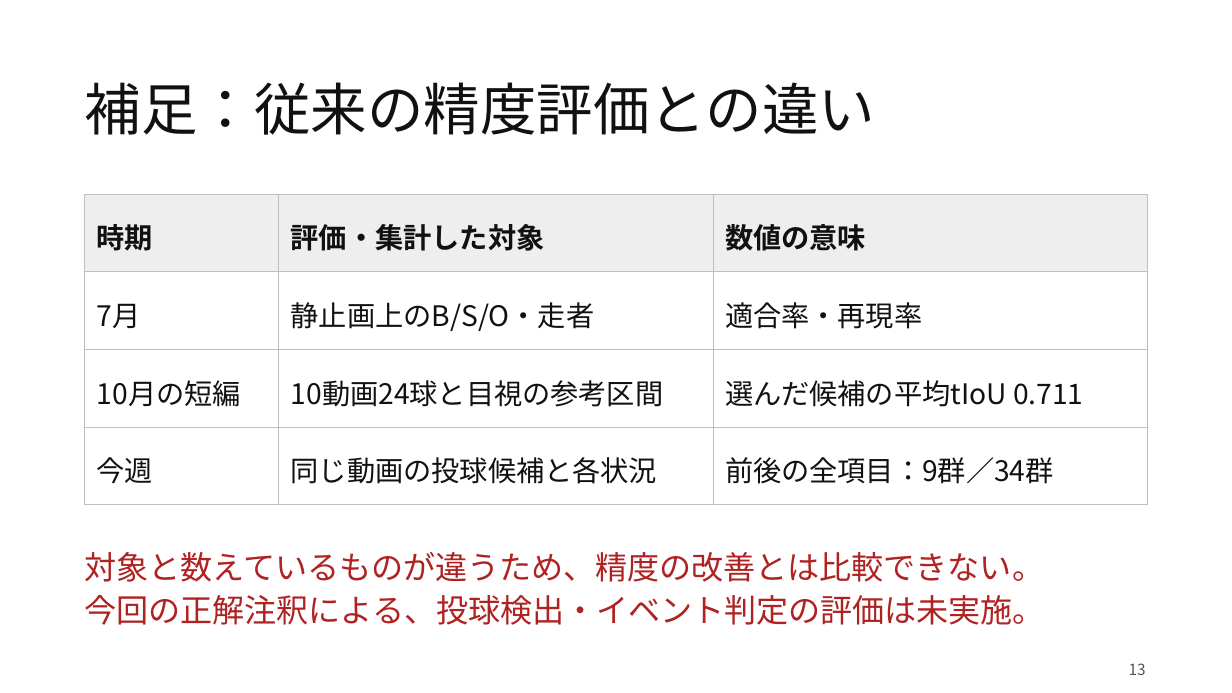
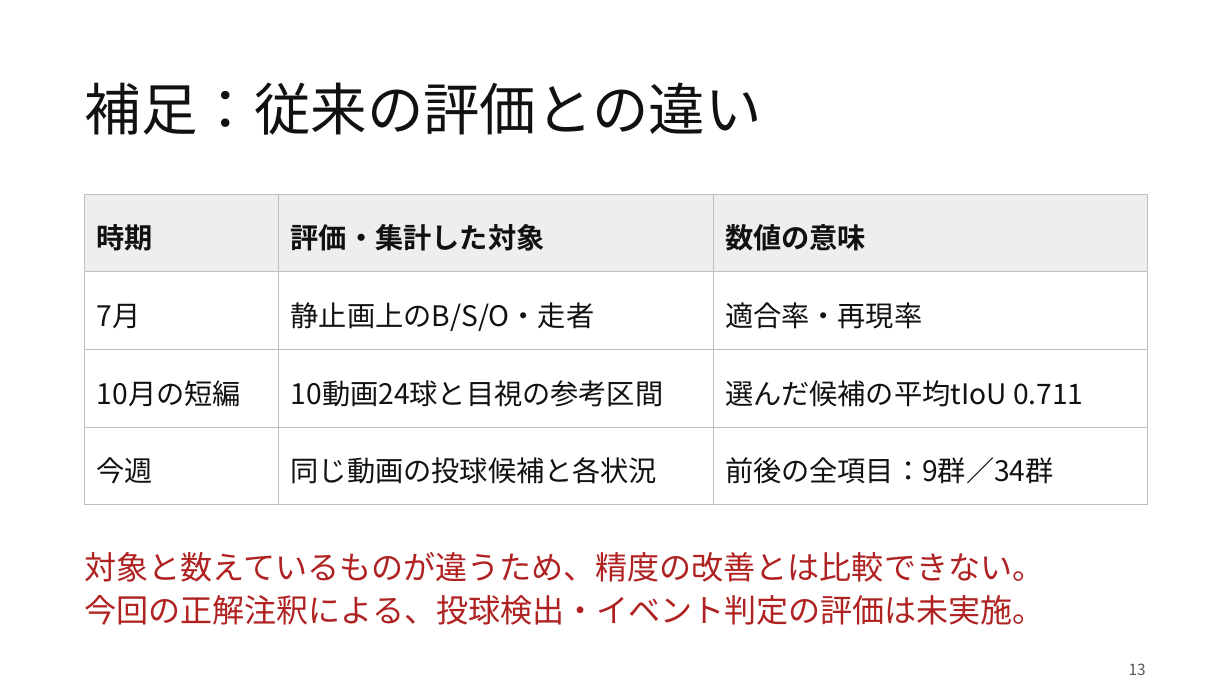
Before and after one commit to Yu-Tanahashi1226/----B-py, a slide deck: slide 13 of presentations/20261030/M棚橋261030.pptx. Drawn at 1232x693 pixels with LibreOffice and Linux fonts; fonts in the diff are those of the drawing. Boxes give left, top, right and bottom in pixels: in the first picture for what was removed or moved away, otherwise in the second. Text is boxed around its words. In the diff, an @@ line names an element or a change of style, - is before the commit and + after.

```diff
--- a/presentations/20261030/M棚橋261030.pptx
+++ b/presentations/20261030/M棚橋261030.pptx
@@ title at <box>85,82,762,135</box>: text changed @@
-補足：従来の精度評価との違い
+補足：従来の評価との違い
```
Also in this commit, not shown: 10 other slides changed, 1 slide added, 1 slide removed, 9 other files.
